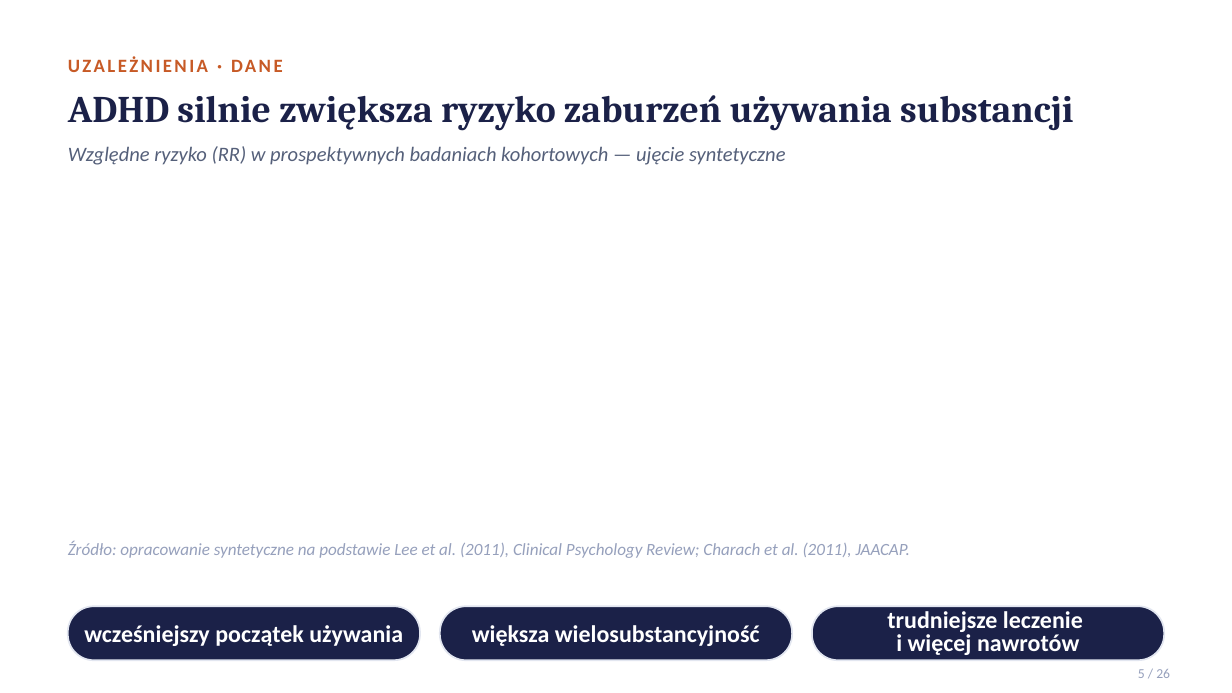
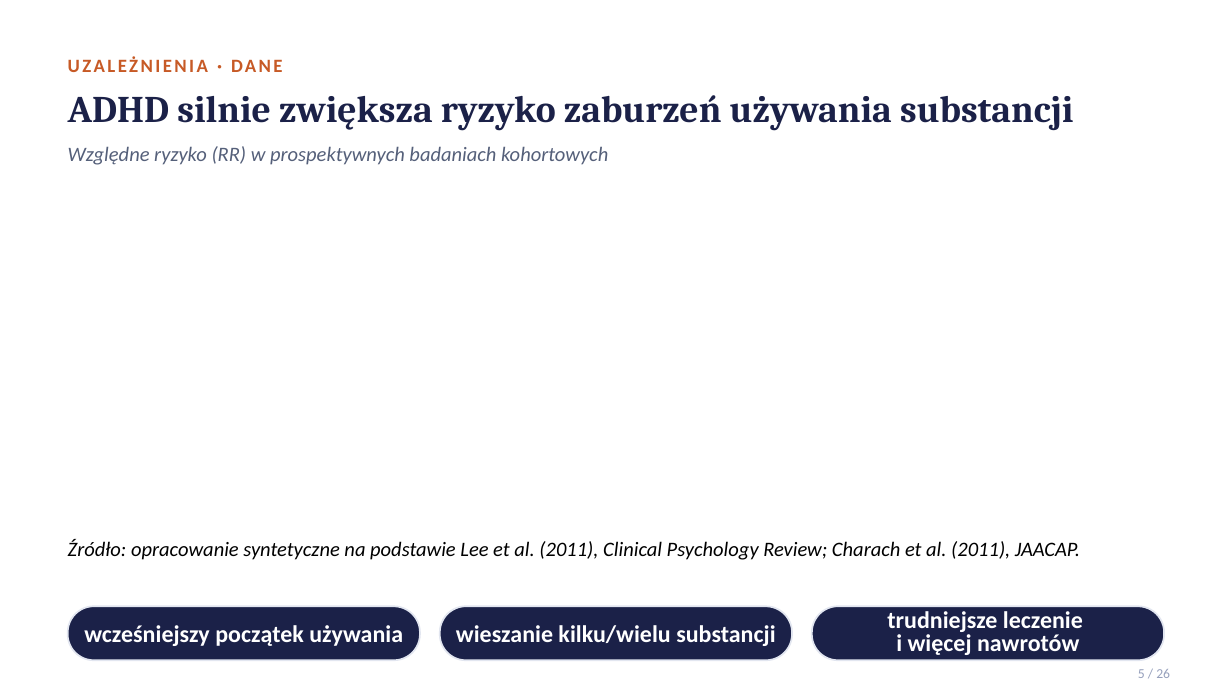
Before and after one commit to MatPomGit/NeuroHub, a slide deck: slide 5 of pages/files/adhd_prezentacja.pptx. Drawn at 1232x693 pixels with LibreOffice and Linux fonts; fonts in the diff are those of the drawing. Boxes give left, top, right and bottom in pixels: in the first picture for what was removed or moved away, otherwise in the second. Text is boxed around its words. In the diff, an @@ line names an element or a change of style, - is before the commit and + after.

```diff
--- a/pages/files/adhd_prezentacja.pptx
+++ b/pages/files/adhd_prezentacja.pptx
@@ text at [68, 146, 608, 165]: text changed @@
-Względne ryzyko (RR) w prospektywnych badaniach kohortowych — ujęcie syntetyczne
+Względne ryzyko (RR) w prospektywnych badaniach kohortowych
@@ text "Źródło: opracowanie syntetyczne na podstawie ..." at [68, 539, 1080, 560]: size 10 to 12 pt, text colour #96A0BC to #000000 @@
@@ text at [456, 625, 775, 646]: text changed @@
-większa wielosubstancyjność
+wieszanie kilku/wielu substancji
```
Also in this commit, not shown: 13 other slides changed, 1 other file.
